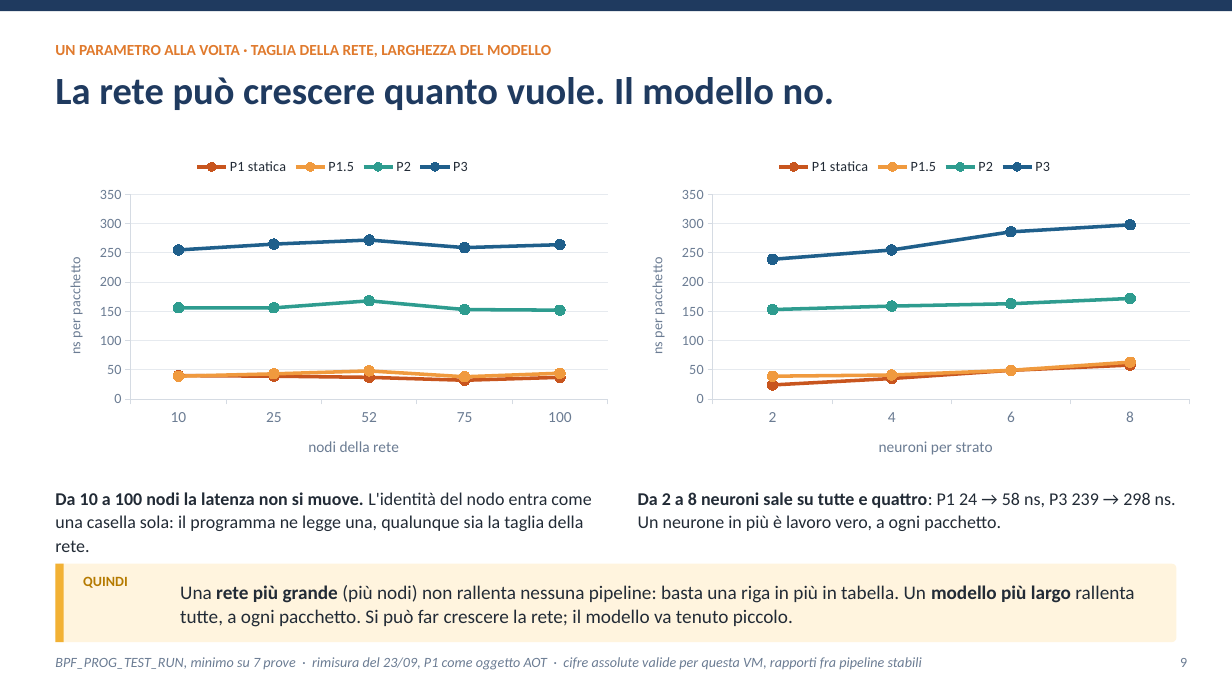
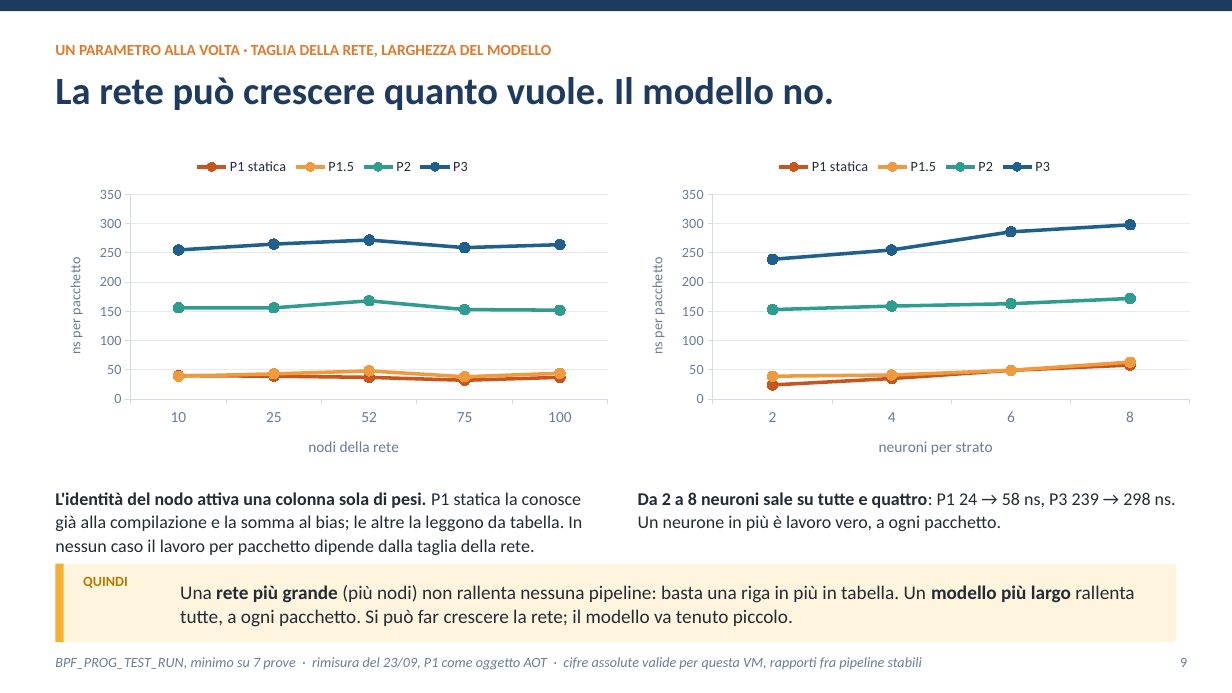
Before and after one commit to ettore-cantile/ipa_lab, a slide deck: slide 9 of docs/Inferenza di una rete neurale nel kernel Linux con eBPF XDP.pptx. Drawn at 1232x693 pixels with LibreOffice and Linux fonts; fonts in the diff are those of the drawing. Boxes give left, top, right and bottom in pixels: in the first picture for what was removed or moved away, otherwise in the second. Text is boxed around its words. In the diff, an @@ line names an element or a change of style, - is before the commit and + after.

```diff
--- a/docs/Inferenza di una rete neurale nel kernel Linux con eBPF XDP.pptx
+++ b/docs/Inferenza di una rete neurale nel kernel Linux con eBPF XDP.pptx
@@ text at [55,492,582,555]: text changed @@
-Da 10 a 100 nodi la latenza non si muove. L'identità del nodo entra come una casella sola: il programma ne legge una, qualunque sia la taglia della rete.
+L'identità del nodo attiva una colonna sola di pesi. P1 statica la conosce già alla compilazione e la somma al bias; le altre la leggono da tabella. In nessun caso il lavoro per pacchetto dipende dalla taglia della rete.
```
Also in this commit, not shown: 6 other slides changed, 5 other files.
